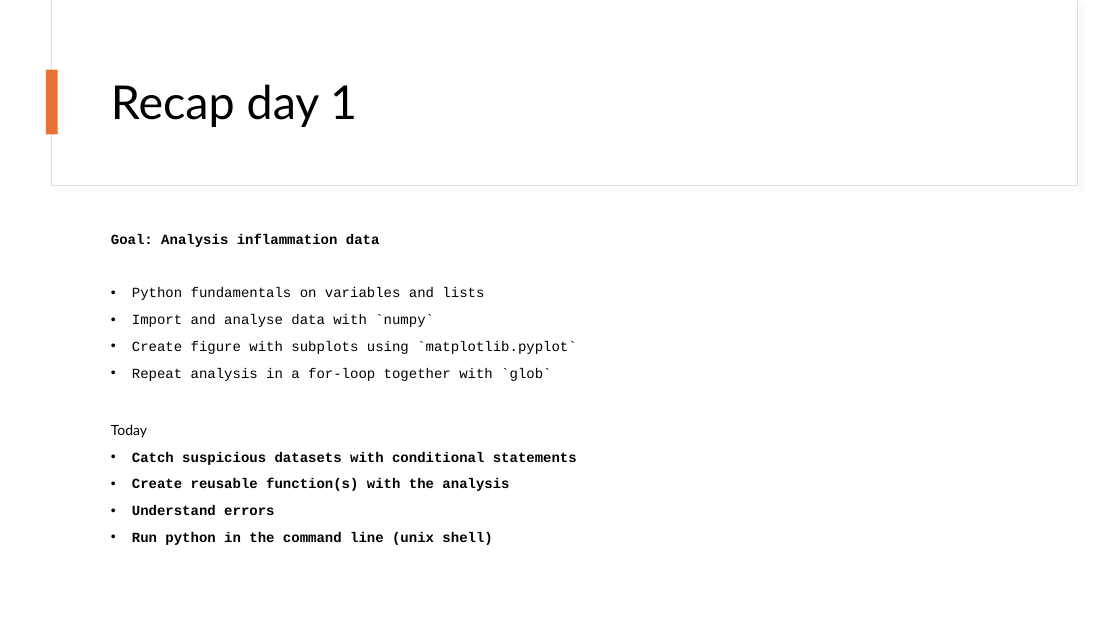
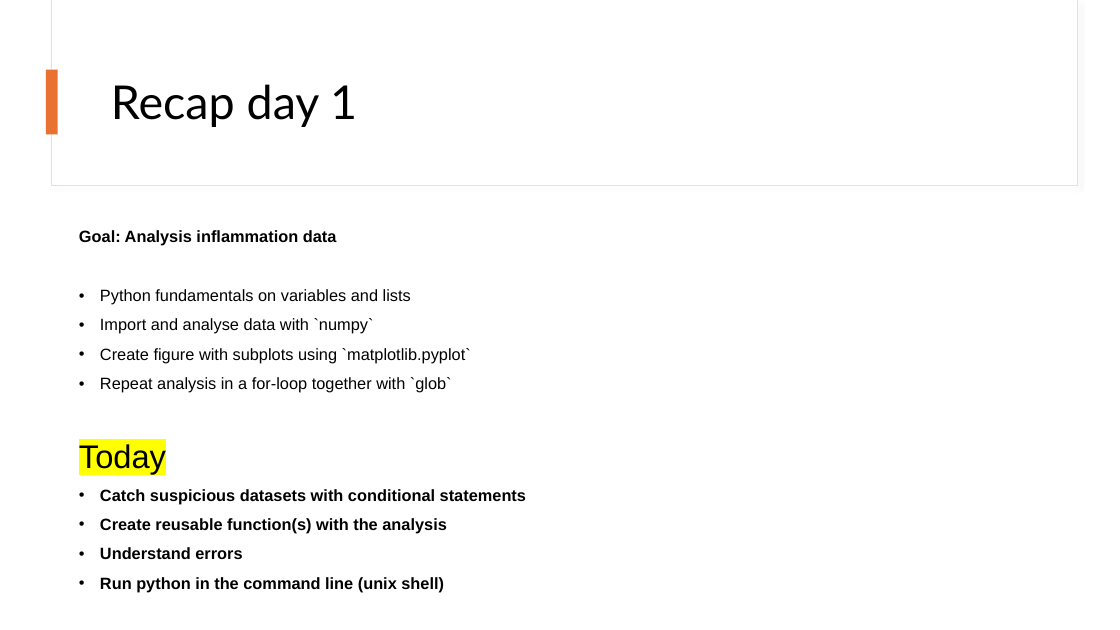
Before and after one commit to 4TUResearchData-Carpentries/software_carpentry_learner, a slide deck: slide 4 of python/Python_2_slides.pptx. Drawn at 1120x630 pixels with LibreOffice and Linux fonts; fonts in the diff are those of the drawing. Boxes give left, top, right and bottom in pixels: in the first picture for what was removed or moved away, otherwise in the second. Text is boxed around its words. In the diff, an @@ line names an element or a change of style, - is before the commit and + after.

```diff
--- a/python/Python_2_slides.pptx
+++ b/python/Python_2_slides.pptx
@@ text "Goal: Analysis inflammation data": place and size @@
-text "Goal: Analysis inflammation data" at <box>111,234,577,545</box>
+text "Goal: Analysis inflammation data" at <box>79,230,526,592</box>
@@ text "Goal: Analysis inflammation data" at <box>79,230,526,592</box>: size 12 to 14 pt, font Courier New to Arial; size 12 to 28 pt, font Lato to Arial, highlight none to #FFFF00 in "Today" @@
```
Also in this commit, not shown: 3 other slides changed, 3 other files.
